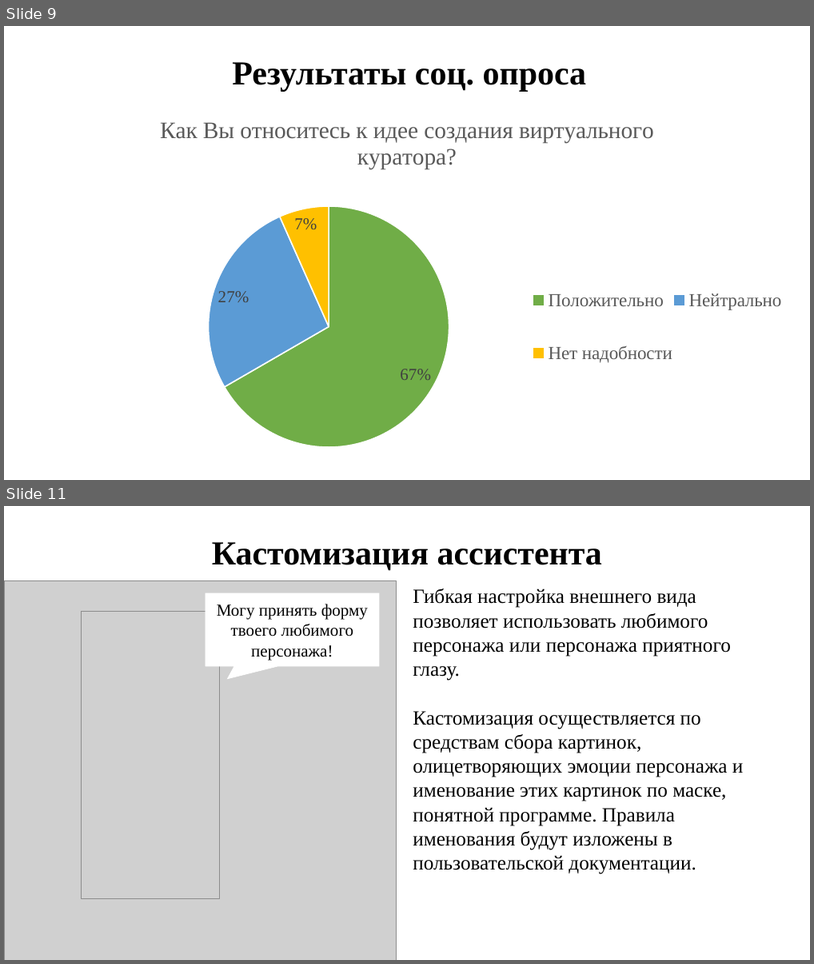
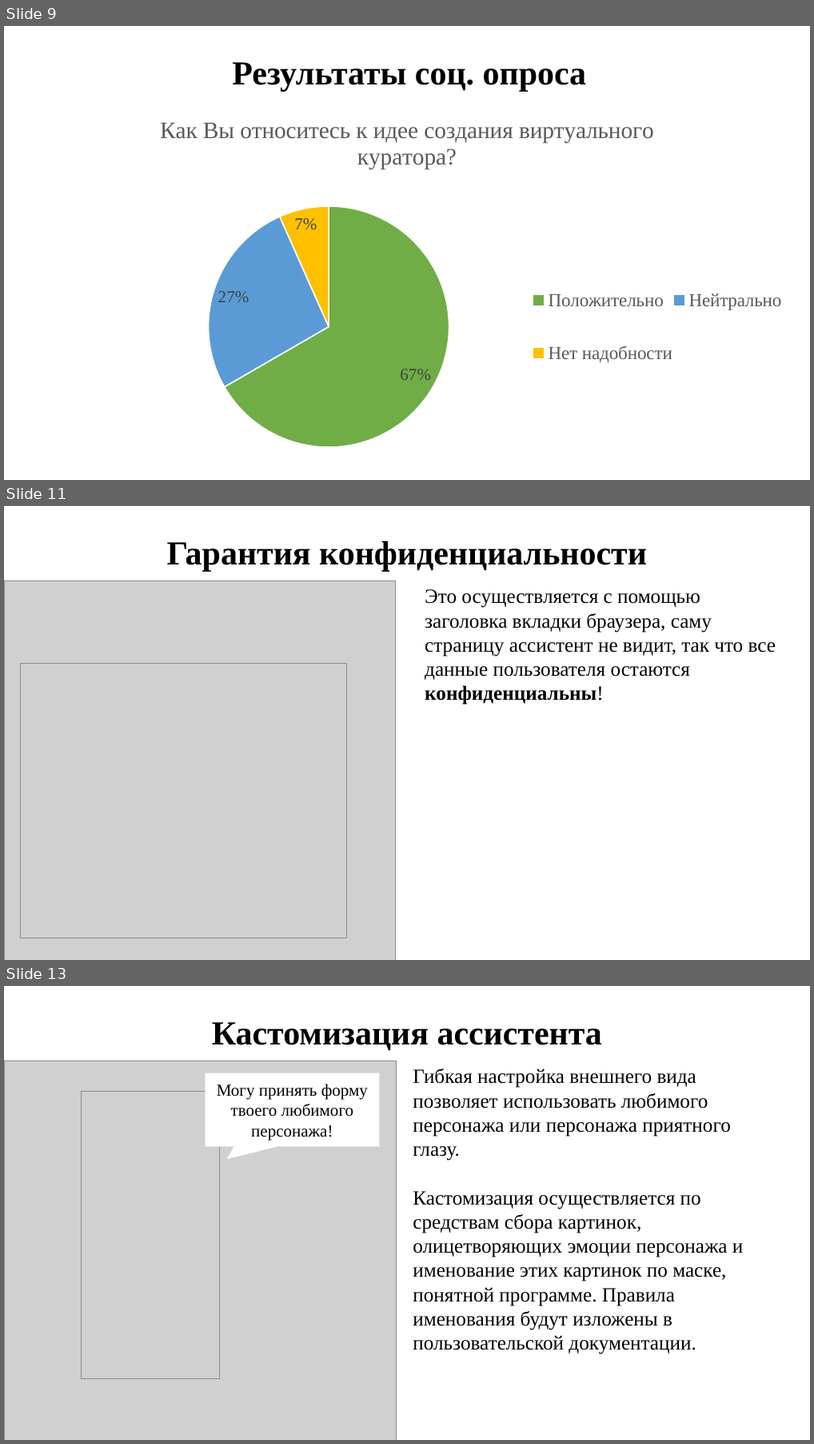
Before and after one commit to DronSyperlol/VirtualCurator, a slide deck: Docs/Куратор - виртуальный куратор.pptx. Shown one above the other, each under a label of ours: slides 9 and 11 before the commit, slides 9, 11 and 13 after it; the slides between them are not shown. The pictures are 814x964 and 814x1444 pixels, drawn with LibreOffice and Linux fonts; fonts in the diff are those of the drawing; grey boxes stand for pictures. Boxes give left, top, right and bottom in pixels: in the first picture for what was removed or moved away, otherwise in the second. Text is boxed around its words. In the diff, an @@ line names an element or a change of style, - is before the commit and + after.

```diff
--- a/Docs/Куратор - виртуальный куратор.pptx
+++ b/Docs/Куратор - виртуальный куратор.pptx
@@ slide 11 added at (4, 506, 810, 960), background #FFFFFF @@
@@ text added at (167, 541, 647, 571), 40 pt, text #000000, bold @@
+Гарантия конфиденциальности
@@ picture added at (5, 580, 396, 960) @@
@@ text added at (425, 589, 776, 704), 24 pt, text #000000 @@
+Это осуществляется с помощью заголовка вкладки браузера, саму страницу ассистент не видит, так что все данные пользователя остаются конфиденциальны!
@@ picture added at (20, 663, 347, 937) @@
@@ what was slide 11 is now slide 13 @@
```
Also in this commit, not shown: 1 slide changed, 1 other slide added.
